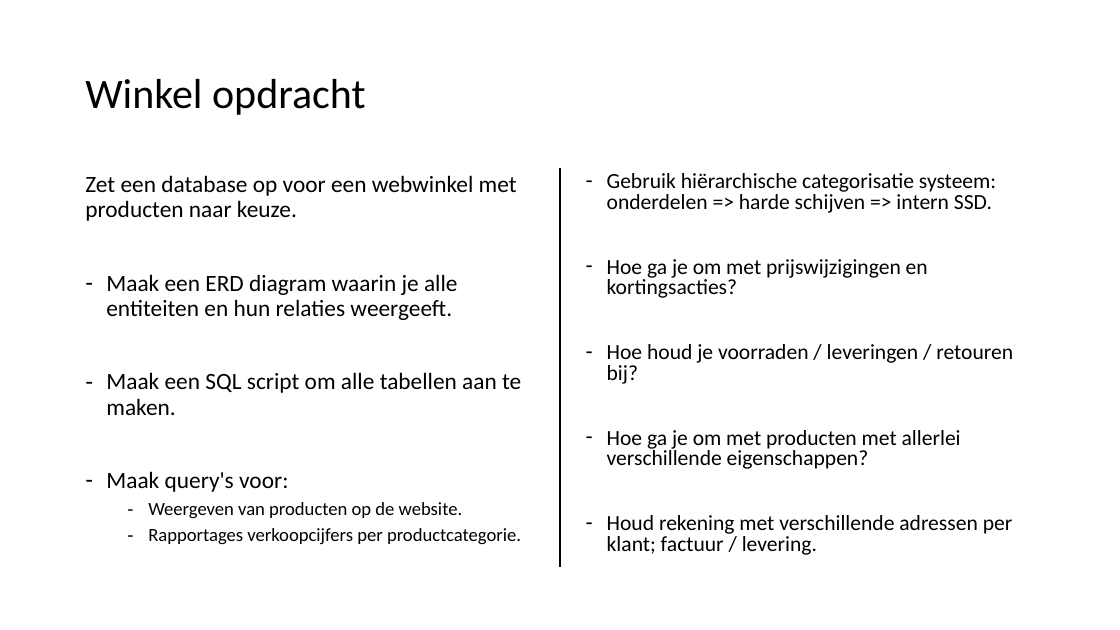
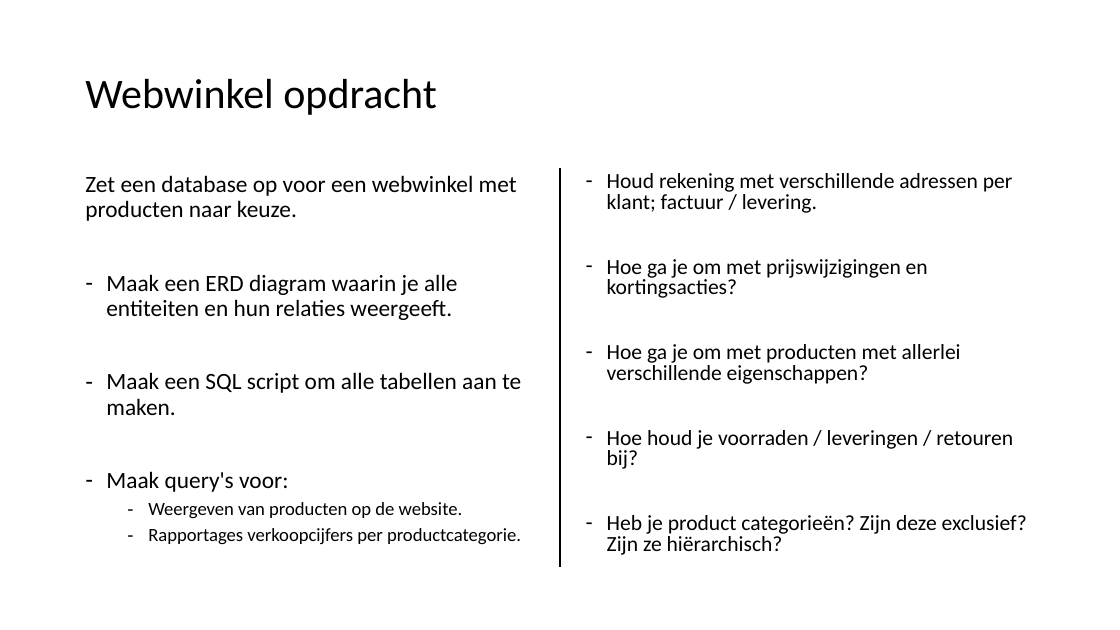
Before and after one commit to LFKoning/knowledge-sharing, a slide deck: slide 3 of sql/terugkom_ochtend/sql_terugkom_ochtend.pptx (slide 4 before the commit). Drawn at 1120x630 pixels with LibreOffice and Linux fonts; fonts in the diff are those of the drawing. Boxes give left, top, right and bottom in pixels: in the first picture for what was removed or moved away, otherwise in the second. Text is boxed around its words. In the diff, an @@ line names an element or a change of style, - is before the commit and + after.

```diff
--- a/sql/terugkom_ochtend/sql_terugkom_ochtend.pptx
+++ b/sql/terugkom_ochtend/sql_terugkom_ochtend.pptx
@@ title at (x1=85, y1=79, x2=437, y2=115): text changed @@
-Winkel opdracht
+Webwinkel opdracht
@@ text at (x1=607, y1=173, x2=1013, y2=213): text changed @@
-– Gebruik hiërarchische categorisatie systeem: onderdelen => harde schijven => intern SSD.
+– Houd rekening met verschillende adressen per klant; factuur / levering.
@@ text at (x1=607, y1=344, x2=961, y2=384): paragraph added @@
+– Hoe ga je om met producten met allerlei verschillende eigenschappen?
@@ text at (x1=607, y1=515, x2=1027, y2=555): text changed @@
-– Hoe ga je om met producten met allerlei verschillende eigenschappen?
-– Houd rekening met verschillende adressen per klant; factuur / levering.
+– Heb je product categorieën? Zijn deze exclusief? Zijn ze hiërarchisch?
```
Also in this commit, not shown: 9 other slides changed, 18 slides added, 9 slides removed, 9 other files.
